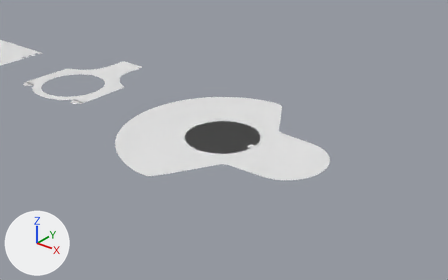
What one commit did to the Blender file assets/assets.blend.
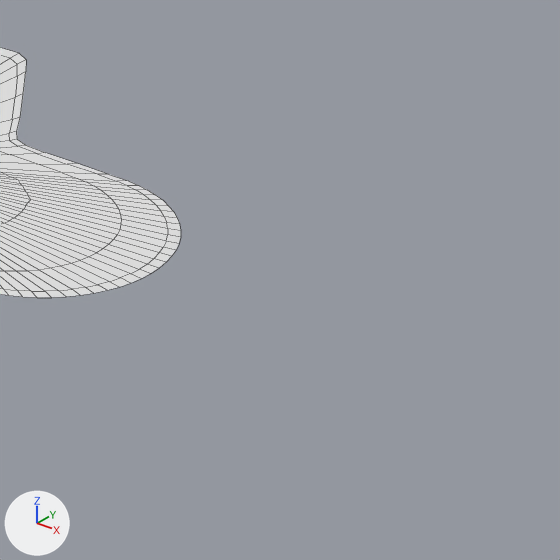
Each version is shown whole from a 50 mm lens placed at (4.77, -5.93, 3.63), pointed at (0.79, -0.96, 0.55), then close up on the part from 61% to 100% of the width and 31% to 94% of the height. Lighting does not change. The marker at lower left points along +X, +Y and +Z. The close-ups show mesh edges as thin lines.

Objects in the first close-up: 'Crankshaft'.
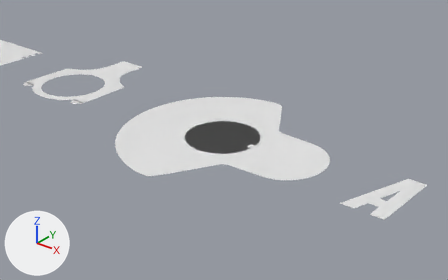
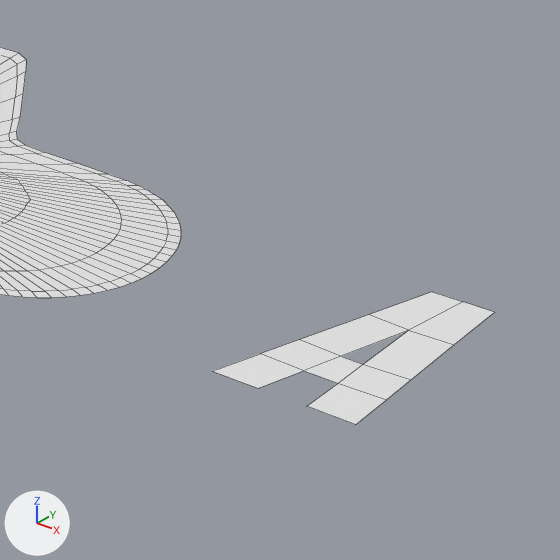
Where the change shows, as pixel boxes (x1, y1, x2, y2) in the close-ups (560 x 560 px):
'Logo', added
    after: (213, 292, 494, 424)

The change, as a list of edits to the scene's bpy script:
```text
Add me_plane_002:
    me_plane_002.from_pydata([(-0.289, -0.499, 0.0), (0.312, 0.501, 0.0), (0.073, 0.501, 0.0), (0.192, 0.501, 0.0), (0.247, -0.499, 0.0), (0.07, -0.499, 0.0), (-0.113, -0.499, 0.0), (0.124, 0.183, 0.0), (0.014, -0.132, 0.0), (-0.044, -0.3, 0.0), (0.099, -0.132, 0.0), (0.086, -0.3, 0.0), (-0.037, 0.197, 0.0), (-0.152, -0.119, 0.0), (-0.214, -0.292, 0.0), (0.291, 0.19, 0.0), (0.271, -0.122, 0.0), (0.26, -0.295, 0.0)], [], [(7, 12, 13, 8), (10, 16, 15, 7), (2, 12, 7, 3), (1, 3, 7, 15), (10, 8, 9, 11), (14, 9, 8, 13), (17, 16, 10, 11), (4, 17, 11, 5), (6, 9, 14, 0)])
Add ob_logo:
    ob_logo = bpy.data.objects.new('Logo', me_plane_002)
    ob_logo.location = (2.373, -0.029, 0.0)
```
